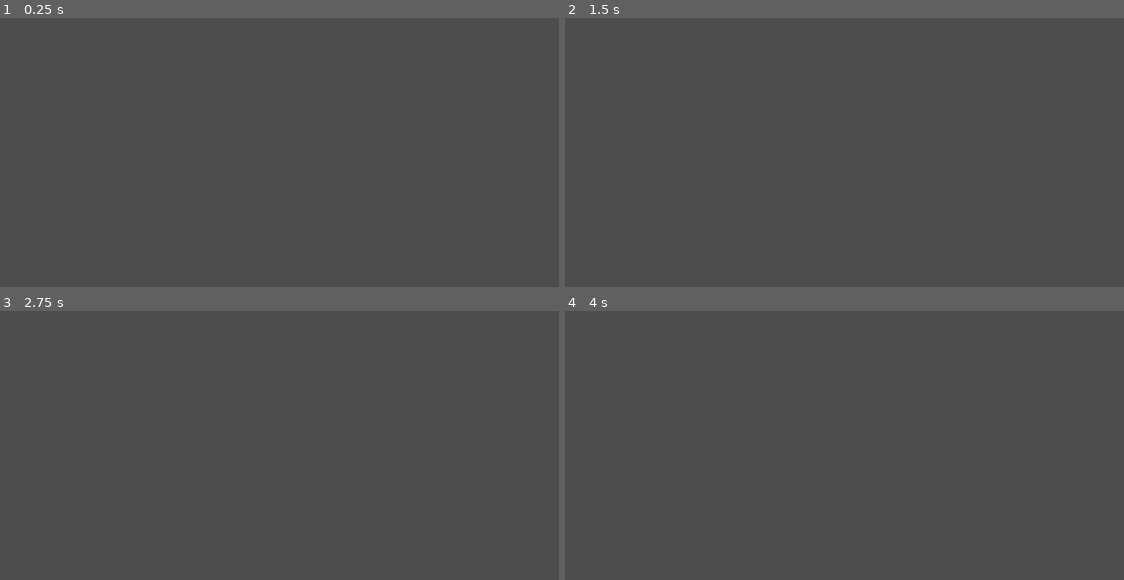
Above: before the commit, frames 1-4 (two rows, left to right).
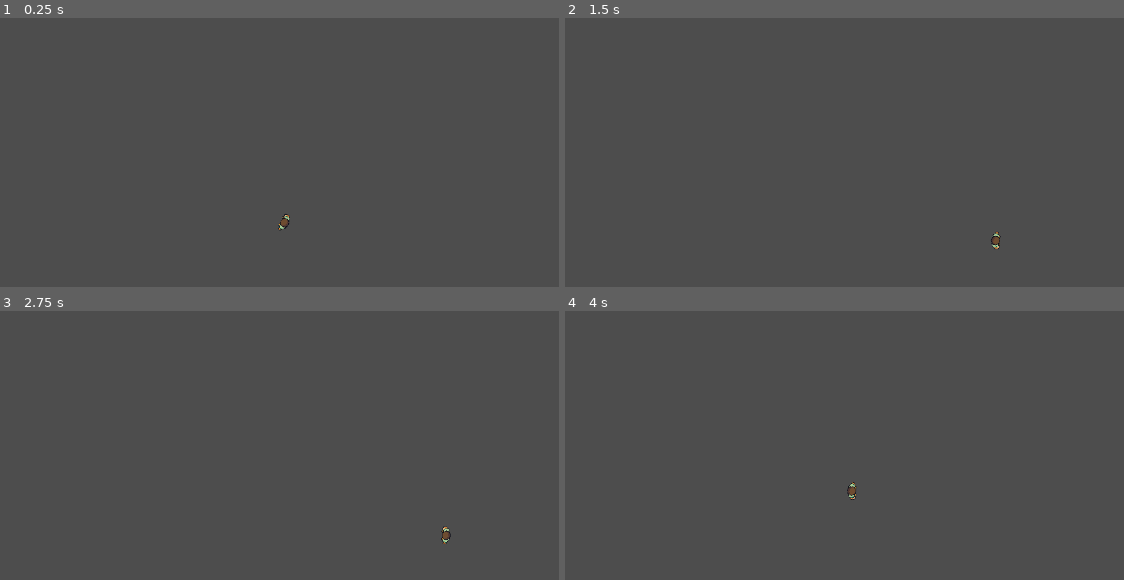
Above: after the commit, the same moments.

Repository: freesstylers/GoofyAhhCar
Game: Godot game, scene res://Assets/Prefabs/NPC/NormalNpc.tscn
The game is run twice, just before and just after one commit, with the same random seed, the same clock (stepped at 60 frames per second) and the same inputs. The project has no main scene, so this scene is started directly.
Inputs (mouse positions are in pixels of both pictures, inside the frame that each line leads up to):
- Up to frame 1 (0.25 s): no input
- Up to frame 2 (1.5 s): tap Enter at 0.5 s; move the mouse to (outside the picture) at 0.52 s; hold Right (right) 0.53-1.28 s; click (outside the picture) at 0.67 s; move the mouse to (outside the picture) at 1.27 s; hold Down (back) from 1.28 s (still down)
- Up to frame 3 (2.75 s): tap Space (Accelerate) at 2 s; move the mouse to (480, 534) at 2.02 s; release Down (back) at 2.03 s; hold Right (right) from 2.03 s (still down)
- Up to frame 4 (4 s): tap Enter at 2.75 s; move the mouse to (outside the picture) at 2.77 s; release Right (right) at 2.78 s; hold Space (Accelerate) 2.78-3.53 s; click (outside the picture) at 2.92 s; move the mouse to (outside the picture) at 3.52 s; hold Left (left) from 3.53 s (still down)

The runs differ from the first frame. In frame 1, less than 0.1% of the frame differs, in the area x 49-52%, y 72-79%; in frame 2, less than 0.1%; in frame 3, less than 0.1%; in frame 4, less than 0.1%.

Commit message:
Ajustes en el movimiento del npc

Diff:
--- a/clusy-cart/Assets/Prefabs/NPC/NormalNpc.tscn
+++ b/clusy-cart/Assets/Prefabs/NPC/NormalNpc.tscn
@@ -7,20 +7,22 @@
 [sub_resource type="CircleShape2D" id="CircleShape2D_1k27a"]
 
 [node name="NormalNPC" type="CharacterBody2D"]
+position = Vector2(511, 378)
 script = ExtResource("1_hrrqi")
 
 [node name="CollisionShape2D" type="CollisionShape2D" parent="."]
 shape = SubResource("CircleShape2D_1k27a")
 
 [node name="AnimatedSprite2D" type="Sprite2D" parent="."]
+rotation = 1.5708
 texture = ExtResource("1_tp004")
 
 [node name="PointsBehaviour" type="Node" parent="." node_paths=PackedStringArray("points")]
 script = ExtResource("2_5fohp")
-points = [NodePath("Node2D"), NodePath("Node2D2")]
+points = [NodePath("Point1"), NodePath("Point2")]
 
-[node name="Node2D" type="Node2D" parent="PointsBehaviour"]
-position = Vector2(-99.28, 0)
+[node name="Point1" type="Node2D" parent="PointsBehaviour"]
+position = Vector2(386.72, 267)
 
-[node name="Node2D2" type="Node2D" parent="PointsBehaviour"]
-position = Vector2(94.055, 0)
+[node name="Point2" type="Node2D" parent="PointsBehaviour"]
+position = Vector2(900, 412)
--- a/clusy-cart/Assets/Prefabs/NPC/NormalNpcMovement.gd
+++ b/clusy-cart/Assets/Prefabs/NPC/NormalNpcMovement.gd
@@ -4,6 +4,7 @@
 @export var points : int = 100
 @export var bonus :String = ""
 @export var speed := 300.0
+@export var distanceThreshold := 20
 
 var goTo: Node2D = null
 var pointBehaviour : PointsB = null
@@ -13,14 +14,14 @@
 	goTo = pointBehaviour.get_actual_point()
 
 func is_min_dist(d):
-	return position.distance_to(goTo.position) <= d
+	return global_position.distance_to(goTo.global_position) <= d
 
 
 func move(delta):
-	var dir = (goTo.position - position).normalized()
-	position = position + dir*speed*delta
-
-	if is_min_dist(1):
+	var dir = (goTo.global_position - global_position).normalized()
+	global_position = global_position + dir*speed*delta
+	look_at(goTo.global_position)
+	if is_min_dist(distanceThreshold):
 		goTo = pointBehaviour.get_next_point()
 
 
Not shown, added: clusy-cart/Assets/Sprites/El Machango/Machango1.png.import
Not shown, added: clusy-cart/Assets/Sprites/El Machango/Machango2.png.import
Not shown, added: clusy-cart/Assets/Sprites/El Machango/Machango3.png.import
Not shown, added: clusy-cart/Assets/Sprites/El Machango/Machango4.png.import
Not shown, added: clusy-cart/Assets/Sprites/El Machango/Machango5.png.import
Not shown, added: clusy-cart/Assets/Sprites/El Machango/Machango6.png.import
